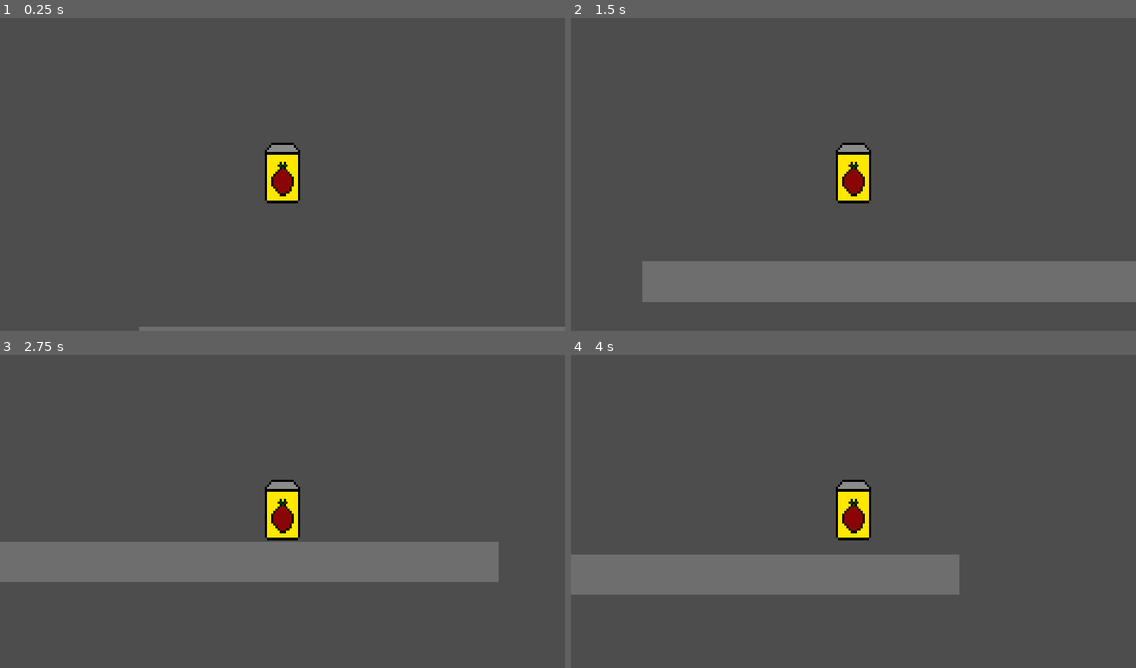
Above: before the commit, frames 1-4 (two rows, left to right).
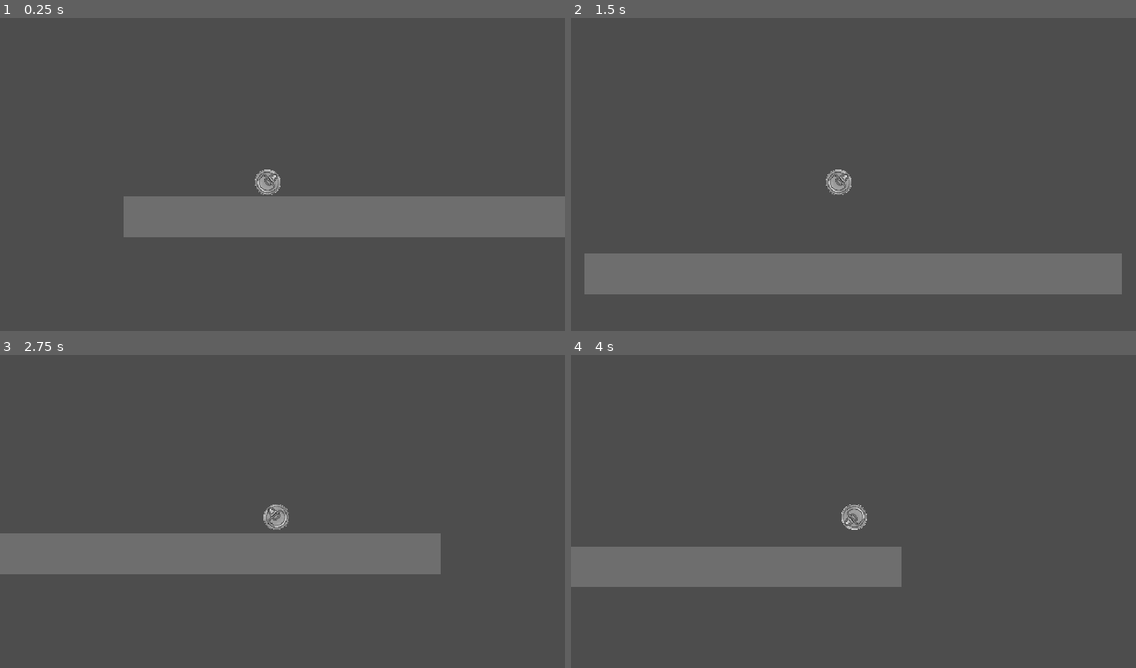
Above: after the commit, the same moments.

Repository: aleahgarcia/CSC378_Lab4
Game: Godot game, scene res://scenes/world.tscn
Same seed, same stepped clock (60 frames per second), same inputs: the game is played once before the commit and once after it.
Inputs:
- Up to frame 1 (0.25 s): no input
- Up to frame 2 (1.5 s): hold Right (move_right) from 0.53 s (still down); tap Up (ui_up) at 0.77 s
- Up to frame 3 (2.75 s): tap Up (ui_up) at 1.52 s; release Right (move_right) at 2.03 s; hold Left (move_left) from 2.03 s (still down)
- Up to frame 4 (4 s): release Left (move_left) at 2.78 s; hold Right (move_right) from 2.78 s (still down); tap Up (ui_up) at 3.02, 3.77 s

The runs differ from the first frame. In frame 1, 12% of the frame differs, in the area x 21-100%, y 39-100%; in frame 2, 7.1%; in frame 3, 6.4%; in frame 4, 5.4%.

Commit message:
start rolling animation

Diff:
--- a/scenes/player.tscn
+++ b/scenes/player.tscn
@@ -1,141 +1,139 @@
-[gd_scene load_steps=8 format=3 uid="uid://cw7piy57nhj7s"]
+[gd_scene load_steps=7 format=3 uid="uid://cw7piy57nhj7s"]
 
 [ext_resource type="Script" path="res://scripts/player.gd" id="1_p7ny8"]
-[ext_resource type="Texture2D" uid="uid://d04nmowmdhk0n" path="res://assets/characterImages/Idle_Can_Sprite.png" id="1_vggew"]
-
-[sub_resource type="CompressedTexture2D" id="CompressedTexture2D_2wwwv"]
+[ext_resource type="Texture2D" uid="uid://bkpqcsj061gnt" path="res://assets/characterImages/canRollSprite.png" id="2_ruoag"]
 
 [sub_resource type="RectangleShape2D" id="RectangleShape2D_vhp7v"]
-size = Vector2(36, 66)
+size = Vector2(29, 30)
 
-[sub_resource type="Animation" id="Animation_4fj8h"]
+[sub_resource type="Animation" id="Animation_ul8s0"]
+resource_name = "rolling"
+loop_mode = 1
+tracks/0/type = "value"
+tracks/0/imported = false
+tracks/0/enabled = true
+tracks/0/path = NodePath(".:texture")
+tracks/0/interp = 1
+tracks/0/loop_wrap = true
+tracks/0/keys = {
+"times": PackedFloat32Array(0),
+"transitions": PackedFloat32Array(1),
+"update": 0,
+"values": [ExtResource("2_ruoag")]
+}
+tracks/1/type = "value"
+tracks/1/imported = false
+tracks/1/enabled = true
+tracks/1/path = NodePath(".:hframes")
+tracks/1/interp = 1
+tracks/1/loop_wrap = true
+tracks/1/keys = {
+"times": PackedFloat32Array(0),
+"transitions": PackedFloat32Array(1),
+"update": 0,
+"values": [4]
+}
+tracks/2/type = "value"
+tracks/2/imported = false
+tracks/2/enabled = true
+tracks/2/path = NodePath(".:vframes")
+tracks/2/interp = 1
+tracks/2/loop_wrap = true
+tracks/2/keys = {
+"times": PackedFloat32Array(0),
+"transitions": PackedFloat32Array(1),
+"update": 0,
+"values": [1]
+}
+tracks/3/type = "value"
+tracks/3/imported = false
+tracks/3/enabled = true
+tracks/3/path = NodePath(".:frame")
+tracks/3/interp = 1
+tracks/3/loop_wrap = true
+tracks/3/keys = {
+"times": PackedFloat32Array(0, 0.1, 0.2, 0.3),
+"transitions": PackedFloat32Array(1, 1, 1, 1),
+"update": 0,
+"values": [0, 1, 2, 3]
+}
+
+[sub_resource type="Animation" id="Animation_k3rbo"]
 length = 0.001
 tracks/0/type = "value"
 tracks/0/imported = false
 tracks/0/enabled = true
-tracks/0/path = NodePath("Sprite2D:texture")
+tracks/0/path = NodePath(".:texture")
 tracks/0/interp = 1
 tracks/0/loop_wrap = true
 tracks/0/keys = {
 "times": PackedFloat32Array(0),
 "transitions": PackedFloat32Array(1),
 "update": 1,
-"values": [SubResource("CompressedTexture2D_2wwwv")]
+"values": [ExtResource("2_ruoag")]
 }
 tracks/1/type = "value"
 tracks/1/imported = false
 tracks/1/enabled = true
-tracks/1/path = NodePath("Sprite2D:hframes")
+tracks/1/path = NodePath(".:hframes")
 tracks/1/interp = 1
 tracks/1/loop_wrap = true
 tracks/1/keys = {
 "times": PackedFloat32Array(0),
 "transitions": PackedFloat32Array(1),
 "update": 1,
-"values": [1]
+"values": [4]
 }
 tracks/2/type = "value"
 tracks/2/imported = false
 tracks/2/enabled = true
-tracks/2/path = NodePath("Sprite2D:vframes")
+tracks/2/path = NodePath(".:frame")
 tracks/2/interp = 1
 tracks/2/loop_wrap = true
 tracks/2/keys = {
 "times": PackedFloat32Array(0),
 "transitions": PackedFloat32Array(1),
 "update": 1,
-"values": [1]
+"values": [0]
 }
 tracks/3/type = "value"
 tracks/3/imported = false
 tracks/3/enabled = true
-tracks/3/path = NodePath("Sprite2D:frame")
+tracks/3/path = NodePath(".:vframes")
 tracks/3/interp = 1
 tracks/3/loop_wrap = true
 tracks/3/keys = {
 "times": PackedFloat32Array(0),
 "transitions": PackedFloat32Array(1),
 "update": 1,
-"values": [0]
+"values": [1]
 }
 
-[sub_resource type="Animation" id="Animation_c1aod"]
-resource_name = "idle"
-length = 0.5
-loop_mode = 1
-tracks/0/type = "value"
-tracks/0/imported = false
-tracks/0/enabled = true
-tracks/0/path = NodePath("Sprite2D:texture")
-tracks/0/interp = 1
-tracks/0/loop_wrap = true
-tracks/0/keys = {
-"times": PackedFloat32Array(0),
-"transitions": PackedFloat32Array(1),
-"update": 1,
-"values": [ExtResource("1_vggew")]
-}
-tracks/1/type = "value"
-tracks/1/imported = false
-tracks/1/enabled = true
-tracks/1/path = NodePath("Sprite2D:hframes")
-tracks/1/interp = 1
-tracks/1/loop_wrap = true
-tracks/1/keys = {
-"times": PackedFloat32Array(0),
-"transitions": PackedFloat32Array(1),
-"update": 1,
-"values": [1]
-}
-tracks/2/type = "value"
-tracks/2/imported = false
-tracks/2/enabled = true
-tracks/2/path = NodePath("Sprite2D:vframes")
-tracks/2/interp = 1
-tracks/2/loop_wrap = true
-tracks/2/keys = {
-"times": PackedFloat32Array(0),
-"transitions": PackedFloat32Array(1),
-"update": 1,
-"values": [1]
-}
-tracks/3/type = "value"
-tracks/3/imported = false
-tracks/3/enabled = true
-tracks/3/path = NodePath("Sprite2D:frame")
-tracks/3/interp = 1
-tracks/3/loop_wrap = true
-tracks/3/keys = {
-"times": PackedFloat32Array(0),
-"transitions": PackedFloat32Array(1),
-"update": 1,
-"values": [0]
-}
-
-[sub_resource type="AnimationLibrary" id="AnimationLibrary_kwmmy"]
+[sub_resource type="AnimationLibrary" id="AnimationLibrary_qk56d"]
 _data = {
-"RESET": SubResource("Animation_4fj8h"),
-"idle": SubResource("Animation_c1aod")
+"RESET": SubResource("Animation_k3rbo"),
+"rolling": SubResource("Animation_ul8s0")
 }
 
 [node name="Player" type="CharacterBody2D"]
-position = Vector2(-3, 0)
+position = Vector2(-3, 16)
 script = ExtResource("1_p7ny8")
 
 [node name="Sprite2D" type="Sprite2D" parent="."]
-position = Vector2(3.00001, -47)
-scale = Vector2(2.32946, 2.76299)
-texture = SubResource("CompressedTexture2D_2wwwv")
+position = Vector2(-10, -31)
+texture = ExtResource("2_ruoag")
+hframes = 4
 
 [node name="CollisionShape2D" type="CollisionShape2D" parent="."]
-position = Vector2(4, -49)
+position = Vector2(3, -32)
 shape = SubResource("RectangleShape2D_vhp7v")
 
 [node name="Camera2D" type="Camera2D" parent="."]
-position = Vector2(4, -49)
+position = Vector2(3, -41)
 
 [node name="AnimationPlayer" type="AnimationPlayer" parent="."]
+root_node = NodePath("../Sprite2D")
 libraries = {
-"": SubResource("AnimationLibrary_kwmmy")
+"": SubResource("AnimationLibrary_qk56d")
 }
-autoplay = "idle"
+autoplay = "rolling"
--- a/scenes/world.tscn
+++ b/scenes/world.tscn
@@ -12,7 +12,7 @@
 position = Vector2(318, 219)
 
 [node name="Player" parent="." instance=ExtResource("1_w5uts")]
-position = Vector2(2, -9)
+position = Vector2(12, 142)
 
 [node name="Platform" type="StaticBody2D" parent="."]
 position = Vector2(-1, 2)
